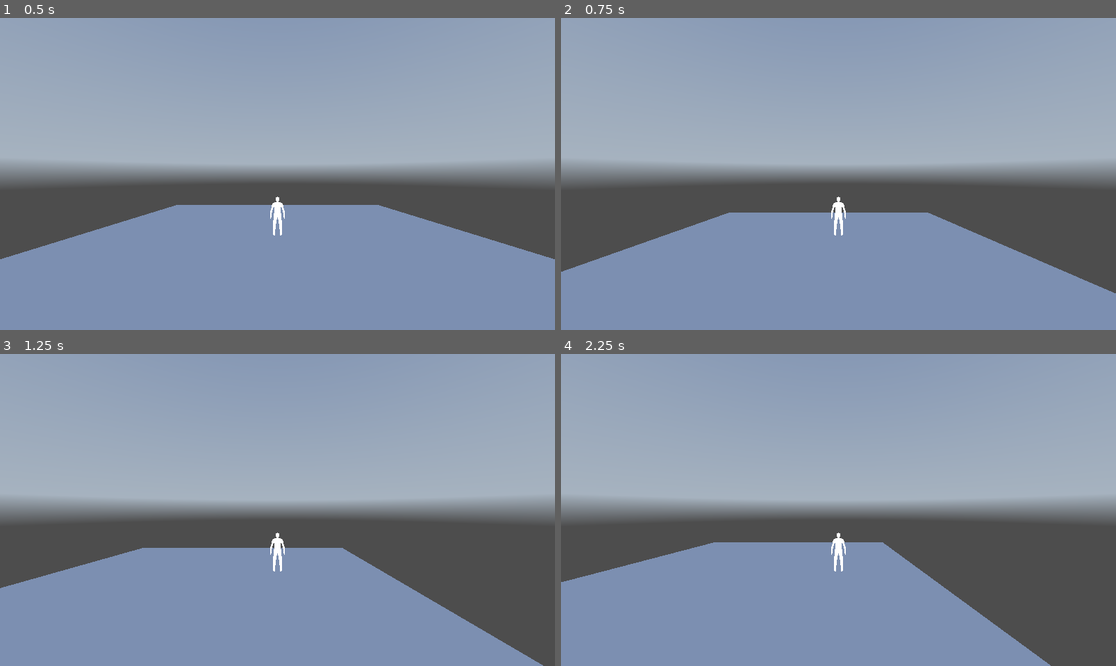
Above: before the commit, frames 1-4 (two rows, left to right).
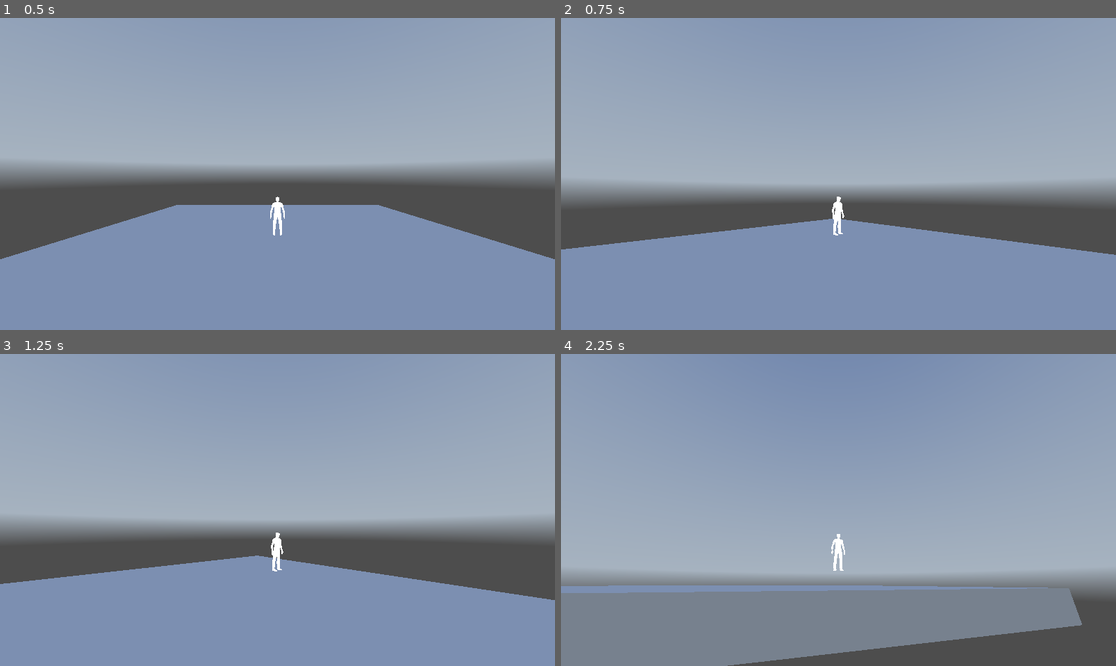
Above: after the commit, the same moments.

Repository: goshag45/Godot-Game
Game: Godot game, scene res://node.tscn
Two runs of this game, one before a commit and one after it. Both use one fixed random seed, a clock stepped at 60 frames per second and the inputs below. The project has no main scene, so this scene is started directly. A sky picture missing from this copy of the repository is replaced by a grey-blue gradient.
Inputs (mouse positions are in pixels of both pictures, inside the frame that each line leads up to):
- Up to frame 1 (0.5 s): no input
- Up to frame 2 (0.75 s): tap Enter (ui_accept) at 0.5 s; move the mouse to (960, 158) at 0.52 s; hold Right (ui_right) from 0.53 s (still down)
- Up to frame 3 (1.25 s): keep holding Right (ui_right); tap Enter (ui_accept) at 0.77 s
- Up to frame 4 (2.25 s): move the mouse to (727, 525) at 1.27 s; release Right (ui_right) at 1.28 s; hold Down (ui_down) 1.28-2.03 s; tap Enter (ui_accept) at 1.52 s; move the mouse to (894, 441) at 2.02 s; hold Right (ui_right) from 2.03 s (still down)

Frame 1 is identical in both runs. In frame 2, 15% of the frame differs, in the area x 0-100%, y 46-89%; in frame 3, 17%; in frame 4, 47%, in the area x 0-100%, y 47-100%.

Commit message:
mouse is captured, player does not rotate

Diff:
--- a/camera_controller.gd
+++ b/camera_controller.gd
@@ -1,6 +1,8 @@
 extends Node3D
 
 var player
+@export var sensitivity := 3
+
 # Called when the node enters the scene tree for the first time.
 func _ready() -> void:
 	player = get_tree().get_nodes_in_group("player")[0]
@@ -8,3 +10,11 @@
 # Called every frame. 'delta' is the elapsed time since the previous frame.
 func _process(delta: float) -> void:
 	global_position = player.global_position
+
+
+func _input(event: InputEvent) -> void:
+	if event is InputEventMouseMotion:
+		var temp_rotation = rotation.x - event.relative.y / 1000 * sensitivity
+		rotation.y -= event.relative.x / 1000 * sensitivity
+		temp_rotation = clamp(temp_rotation, -1, 0.35)
+		rotation.x = temp_rotation
--- a/player.gd
+++ b/player.gd
@@ -2,7 +2,9 @@
 
 const SPEED = 5.0
 const JUMP_VELOCITY = 4.5
-var global_position_test = $CollisionShape3D.global_position
+
+func _ready():
+	Input.set_mouse_mode(Input.MOUSE_MODE_CAPTURED)
 
 func _physics_process(delta: float) -> void:
 	# Add the gravity.
@@ -21,7 +23,7 @@
 		velocity.x = direction.x * SPEED
 		velocity.z = direction.z * SPEED
 	else:
-		velocity.x = move_toward(velocity.x, 0, SPEED)
-		velocity.z = move_toward(velocity.z, 0, SPEED)
+		velocity.x = 0.0
+		velocity.z = 0.0
 
 	move_and_slide()
